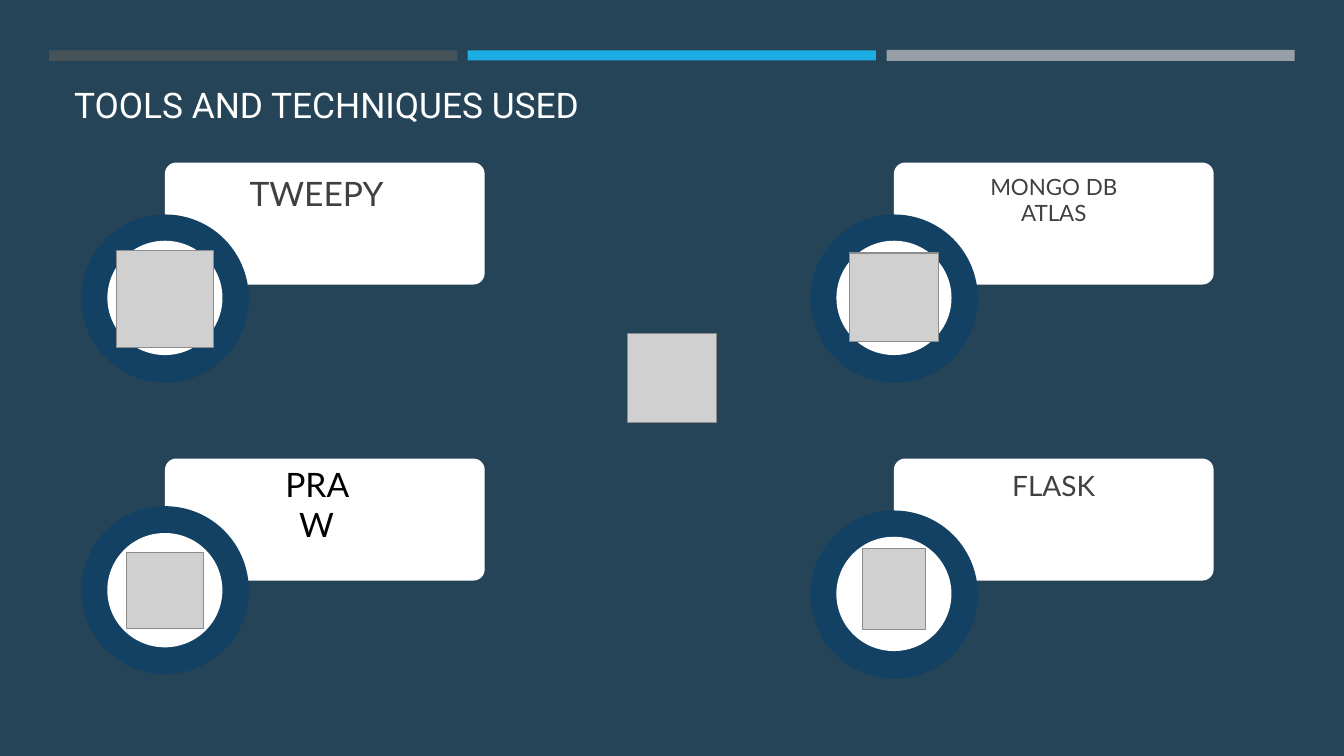
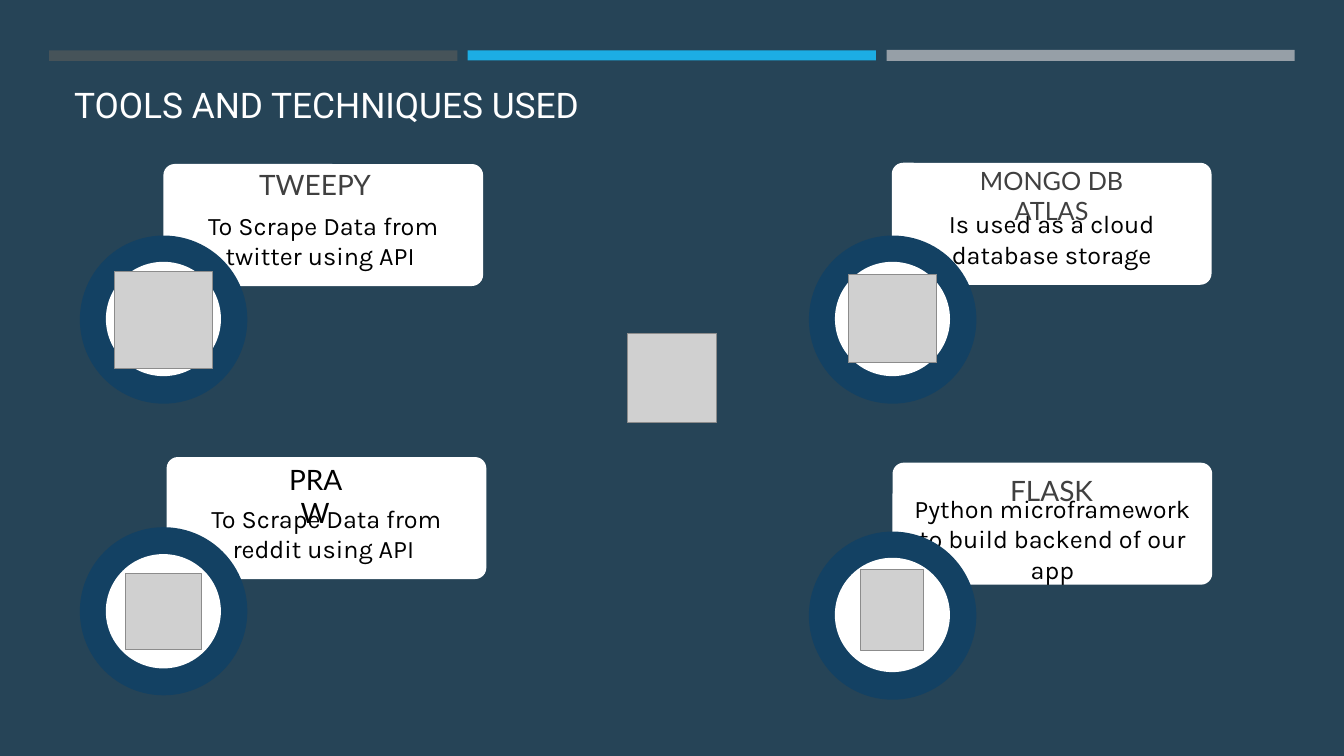
Before and after one commit to HSD-BDAT/BDAT1007_Social_Mining_02, a slide deck: slide 4 of BDAT 1007 Social Data Mining Techniques.pptx (slide 3 before the commit). Drawn at 1344x756 pixels with LibreOffice and Linux fonts; fonts in the diff are those of the drawing; grey boxes stand for pictures. Boxes give left, top, right and bottom in pixels: in the first picture for what was removed or moved away, otherwise in the second. Text is boxed around its words. In the diff, an @@ line names an element or a change of style, - is before the commit and + after.

```diff
--- a/BDAT 1007 Social Data Mining Techniques.pptx
+++ b/BDAT 1007 Social Data Mining Techniques.pptx
@@ text "TWEEPY" at <box>259,175,371,195</box>: size 24 to 20 pt @@
@@ text "MONGO DB ATLAS": place and size @@
-text "MONGO DB ATLAS" at <box>990,179,1117,221</box>
+text "MONGO DB ATLAS" at <box>980,171,1123,225</box>
@@ text "MONGO DB ATLAS" at <box>980,171,1123,225</box>: size 16 to 18 pt @@
@@ text in rounded rectangle at <box>208,217,438,271</box>: text added @@
+To Scrape Data from twitter using API
@@ text in rounded rectangle at <box>949,211,1154,270</box>: text added @@
+Is used as a cloud database storage
@@ text "PRAW" at <box>266,457,365,501</box>: size 24 to 20 pt @@
@@ text "PRAW": place and size @@
-text "PRAW" at <box>259,459,373,509</box>
+text "PRAW" at <box>266,457,365,501</box>
@@ rounded rectangle "Python microframework to build backend ...": place and size @@
-rounded rectangle "Python microframework to build backend ..." at <box>894,459,1214,581</box>
+rounded rectangle "Python microframework to build backend ..." at <box>892,463,1212,585</box>
@@ text "FLASK" rewrapped from <box>1012,475,1095,496</box> to <box>1010,480,1093,507</box> @@
@@ text in rounded rectangle at <box>211,505,414,564</box>: text added @@
+To Scrape Data from reddit using API
@@ text in rounded rectangle at <box>914,496,1190,585</box>: text added @@
+Python microframework to build backend of our app
@@ 8 ellipses, 4 pictures: place and size @@
-8 ellipses, 4 pictures at <box>82,215,978,679</box>
+8 ellipses, 4 pictures at <box>80,236,976,700</box>
```
Also in this commit, not shown: 10 other slides changed, 6 slides added, 5 other files.
